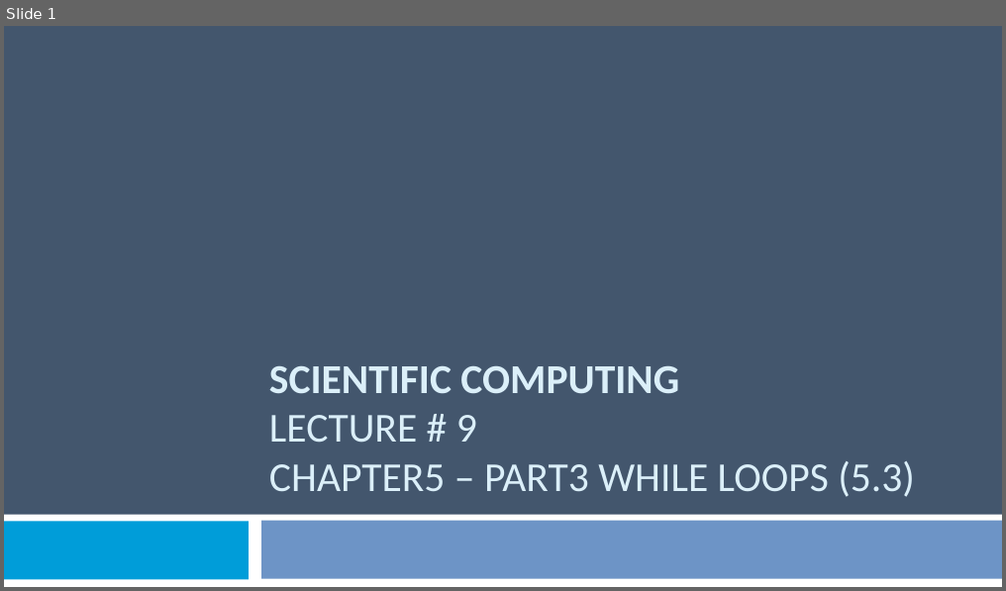
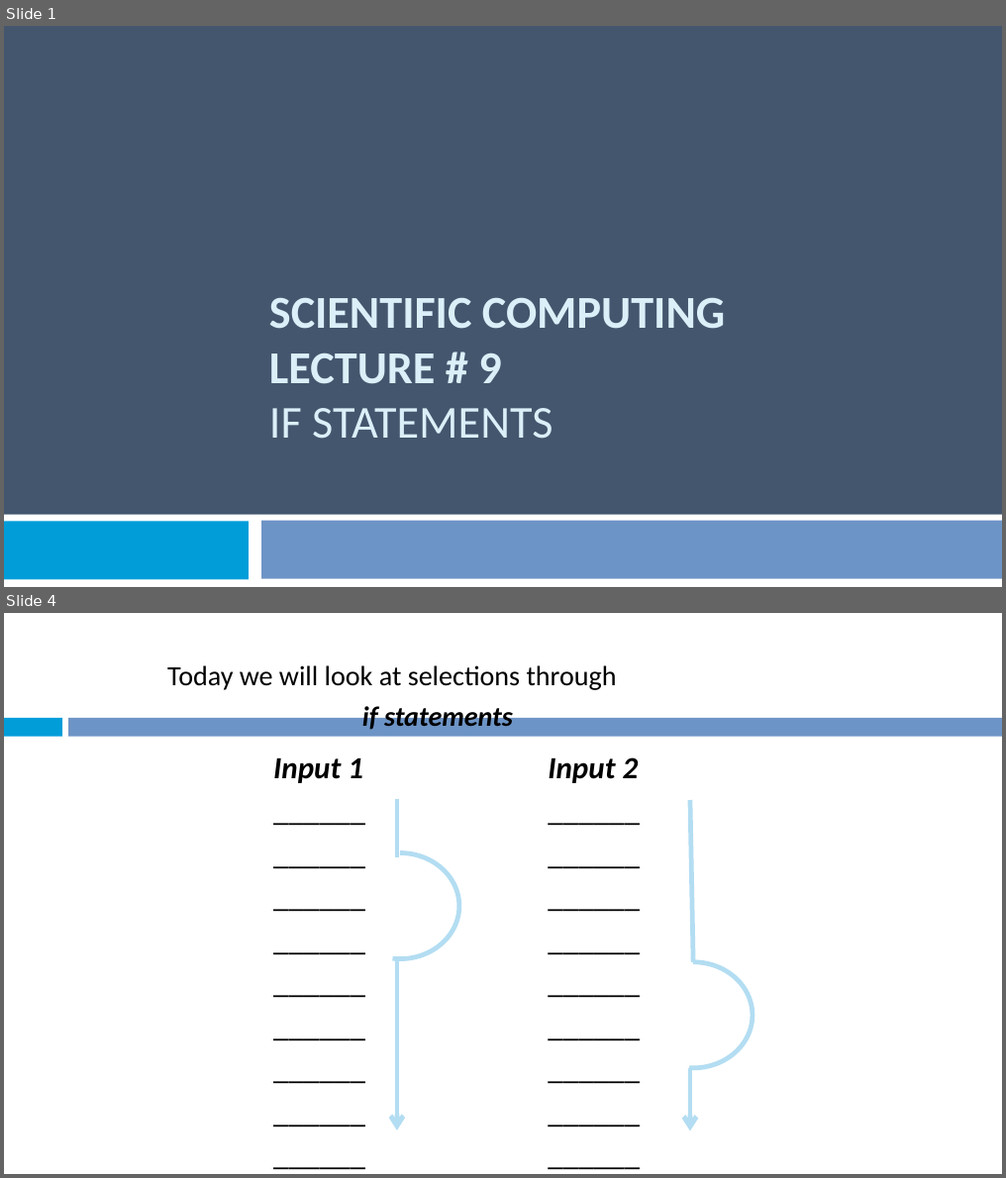
Before and after one commit to Emadalsuwat/emadalsuwat.github.io, a slide deck: scientificcomputing/Lecture 9.pptx. Shown one above the other, each under a label of ours: slide 1 before the commit, slides 1 and 4 after it; the slides between them are not shown. The pictures are 1006x591 and 1006x1178 pixels, drawn with LibreOffice and Linux fonts; fonts in the diff are those of the drawing. Boxes give left, top, right and bottom in pixels: in the first picture for what was removed or moved away, otherwise in the second. Text is boxed around its words. In the diff, an @@ line names an element or a change of style, - is before the commit and + after.

```diff
--- a/scientificcomputing/Lecture 9.pptx
+++ b/scientificcomputing/Lecture 9.pptx
@@ slide 4 added at (4,613,1002,1174), background #FFFFFF @@
@@ text added at (167,665,617,730), 26.8 pt, text #000000 @@
+Today we will look at selections through
+if statements
@@ rectangle added at (4,718,62,737), fill #009DD9 @@
@@ rectangle added at (68,718,1002,737), fill #6D94C6 @@
@@ text added at (273,759,363,783), 29.6 pt, text #000000 @@
+Input 1
+______
+______
+______
+______
+______
+______
+______
+______
+______
@@ text added at (548,758,639,783), 29.6 pt, text #000000 @@
+Input 2
+______
+______
+______
+______
+______
+______
+______
+______
+______
@@ line added from (397, 799) to (397, 858), #B3DDF2 4.5 pt @@
@@ line added from (690, 800) to (693, 962), #B3DDF2 4.5 pt @@
@@ arc (boxed as its full ellipse) added at (341,854,459,959), outline #B3DDF2 4.5 pt @@
@@ arrow added from (397, 959) to (397, 1131), #B3DDF2 4.5 pt @@
@@ arc (boxed as its full ellipse) added at (635,962,752,1069), outline #B3DDF2 4.5 pt @@
@@ arrow added from (690, 1068) to (690, 1131), #B3DDF2 4.5 pt @@
@@ slide 1 changed as well @@
@@ title at (269,297,725,439): text changed; size 39.6 to 44 pt; bold on @@
-SCIENTIFIC COMPUTING
-LECTURE # 9
-CHAPTER5 – PART3 WHILE LOOPS (5.3)
+SCIENTIFIC COMPUTING
+LECTURE # 9
+IF STATEMENTS
```
Also in this commit, not shown: 32 other slides added, 19 slides removed, 3 other files.
